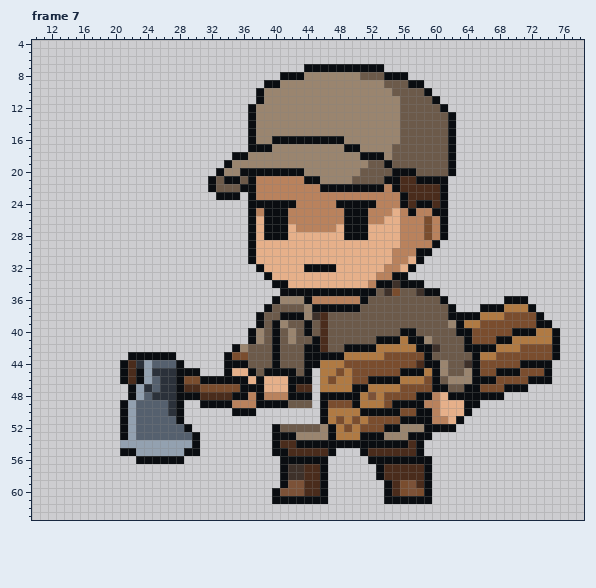
Edited in one commit: pixel-art file (ArtSource/LocalEnemies/BarricadeVillager_AutoAttack.aseprite). Above, as it was before the edit.
96x64 pixels, 8 frames. Shown: frame 7: x 10..78, y 4..63. The old version is drawn lined up with the new one. The commit also changed other frames, which this record leaves out.
After:
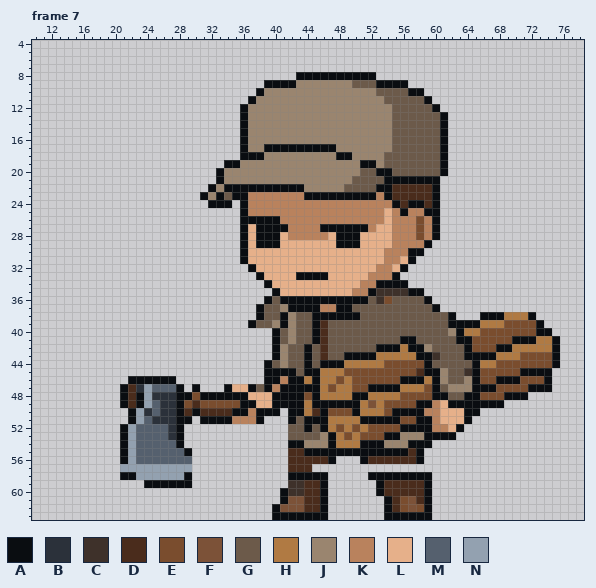
Palette (. is transparent): A #0a0d11  B #2b313a  C #3e312a  D #4a2c1c  E #7a4d2e  F #7c5238  G #6c5a4a  H #b07a43  J #9a856f  K #b9825d  L #e6b08a  M #55606e  N #93a1b0
Diff:
whole drawing moved by +0,-2 (the old picture is shown already moved)
Frame 7:
y 7: x 44..53 AAAAAAAAAA -> ..........
y 8: x 41..42 AA -> ..; x 44..56 JJJJJJJGGGAAA -> AAAAAAAAA....
y 9: x 41..42 JJ -> AA; x 50..58 JJJJGGGAA -> GGGAAAA..
y 10: x 53..54 JJ -> GG; x 57..59 GGA -> AA.
y 11: x 37..38 .A -> AJ; x 54..55 JJ -> GG; x 59..60 GA -> A.
y 12: x 36..37 .A -> AJ; x 55 J -> G; x 60..61 GA -> A.
y 13..15: x 36..37 .A -> AJ; x 55 J -> G; x 61..62 GA -> A.
y 16: x 36..37 .A -> AJ; x 40..48 AAAAAAAAA -> JJJJJJJJJ; x 55 J -> G; x 61..62 GA -> A.
y 17: x 36..38 .AA -> AJJ; x 40..47 JJJJJJJJ -> AAAAAAAA; x 49..50 AA -> JJ; x 61..62 GA -> A.
y 18: x 35 A -> .; x 37..38 JJ -> AA; x 48..49 JJ -> AA; x 51..54 AAAJ -> JJJG; x 61..62 GA -> A.
y 19: x 35 J -> A; x 51..54 JGGA -> AAJG; x 61..62 GA -> A.
y 20: x 36..43 AAAAAAAA -> JJJJJJJJ; x 53..57 GGAAA -> AAGGG; x 61..62 GA -> A.
y 21: x 32..45 AGAAGAKKKKKKAA -> .AJJJJJJJJJJJJ; x 56..57 DD -> AA; x 61 A -> .
y 22: x 33..35 GGG -> JAA; x 38..52 KKKKKKKKAAAAAAA -> AAAAAAJJJJJGGGG; x 54..55 KA -> AD; x 60..61 DA -> A.
y 23: x 31..32 .. -> AJ; x 34 A -> G; x 36..37 .A -> AK; x 44..52 KKKKKKKKK -> AAAAAAAAA; x 54..56 KKA -> ADD; x 60..61 DA -> A.
y 24: x 32..34 ... -> AAA; x 36..42 .AAAAAA -> AKKKKKK; x 48..52 AAAAA -> KKKKK; x 55..57 KAD -> ADA; x 59..61 ADA -> DA.
y 25: x 36..37 .A -> AK; x 39..41 AAA -> KKK; x 49..51 AAA -> KKK; x 54..57 KLKA -> LKAK; x 59 K -> A; x 61 A -> .
y 26: x 36 . -> A; x 38 L -> A; x 41 A -> K; x 49..51 AAA -> KKK; x 55 L -> K; x 58..61 KEKA -> EKA.
y 27: x 36..38 .AL -> ALA; x 42 L -> K; x 46..48 KKL -> AAA; x 52 L -> K; x 55 L -> K; x 58..61 KEKA -> EKA.
y 28: x 36..38 .AL -> ALA; x 41..46 ALLLLL -> LKKKKK; x 48 L -> A; x 51 A -> L; x 55 L -> K; x 58..61 KEKA -> EKA.
y 29: x 36..40 .ALLL -> ALAAA; x 48..50 LLL -> AAA; x 55 L -> K; x 59..60 KA -> A.
y 30: x 36..37 .A -> AL; x 54 L -> K; x 57 K -> A; x 59 A -> .
y 31: x 36..37 .A -> AL; x 54 L -> K; x 56..58 KLA -> LA.
y 32: x 37..38 .A -> AL; x 44..47 AAAA -> LLLL; x 53 L -> K; x 55..57 KLA -> LA.
y 33: x 38..39 .A -> AL; x 43..46 LLLL -> AAAA; x 52 L -> K; x 56 A -> .
y 34: x 39..41 .AA -> ALL; x 51 L -> K; x 55 C -> A; x 57..58 AA -> ..
y 35: x 40..51 .AAAAAAAAAAA -> ALLLLLLLLLKK; x 53 G -> C; x 55..60 EGGCAA -> CCAA..
y 36: x 39..43 .AJJJ -> AGAAA; x 45..50 KKKKKK -> AAAAAA; x 53..54 GG -> CE; x 59..61 GGA -> A..; x 69..71 AAA -> ...
y 37: x 38..39 .A -> AG; x 41..44 GGGJ -> JAAA; x 46..47 AA -> KK; x 50 A -> G; x 60..62 GGA -> A..; x 66..72 AAAHHHA -> .......
y 38: x 42..50 AAJCDGGGG -> JGGAAAAAA; x 63..73 AAAHHHEEEEA -> ...AAAHHHA.
y 39: x 37..38 .A -> AG; x 40..42 AJG -> JAJ; x 44..45 AG -> GA; x 62 J -> A; x 64..68 HHEEE -> AAHHH; x 74 A -> .
y 40: x 37..39 AJG -> ...; x 44..45 AG -> GA; x 56..57 AA -> GG; x 62 G -> J; x 64..65 AE -> HH; x 70..75 AAAHHA -> EEEAA.
y 41: x 37..39 AJG -> ...; x 53..56 AAAH -> GGGA; x 58..59 AJ -> GG; x 63 G -> A; x 68..72 AAHHH -> EEAAA
y 42: x 35..39 AJGGG -> .....; x 41 G -> J; x 45 A -> G; x 49..55 AAAAHHH -> GGGGAAA; x 57 H -> A; x 59..60 AC -> JG; x 65..69 AAAHH -> EEEAA; x 71..74 EEEE -> HHHH
y 43: x 22..27 AAAAAA -> ......; x 34..39 AEEGGG -> ......; x 41 G -> J; x 45..52 AAAAHHHH -> GDGGAAAA; x 54..58 EEEEE -> HHHHA; x 60 G -> C; x 64 G -> A; x 66..70 HHEEE -> AAHHH
y 44: x 21..28 ADBNMMMA -> ........; x 34..41 AAAGGGAG -> .....AGJ; x 45..53 AHHHEEEEE -> GAAAHHHHH; x 58 D -> E; x 60..61 AJ -> GG; x 64 C -> G; x 66..67 EE -> HH; x 71..75 AAAA. -> EEEEA
y 45: x 21..30 ADANBBBAAA -> ..........; x 34..38 ALLAG -> .....; x 45 . -> A; x 48..49 EH -> HE; x 56..59 AAAH -> EEDA; x 64 J -> C; x 68..73 AAAEEE -> EEEAAA
y 46: x 21..22 AD -> .A; x 24..41 NMBBAEEAAAAAALALLL -> AAAA...........AAK; x 44..45 A. -> HA; x 47..48 EH -> HE; x 52..59 AAAAHHHE -> EEEEAAAH; x 61..63 GJJ -> JGG; x 66..70 AAEEE -> EEAAA; x 72..73 AA -> EE
y 47: x 21..24 .ANB -> ADBN; x 26..27 BB -> MM; x 29..36 DDEEEEEA -> .A...ALL; x 38..41 ALLL -> GAKA; x 43..45 DD. -> AAA; x 47 H -> E; x 50..58 AAHHHHEEE -> EEAAAAHHH; x 61..64 AGGA -> GJJJ; x 66..67 EE -> AA; x 69..74 AAA... -> EEEAAA
y 48: x 21..24 .ANM -> ADAN; x 30..34 ADDDD -> EAAAA; x 37..41 KAKKK -> LLLAA; x 44..49 A.AAAA -> EAHHHH; x 51..52 HF -> AH; x 54..55 EE -> HH; x 58..63 AAKLAA -> EEAAGG; x 66..71 AAA... -> EEEAAA
y 49: x 22..24 NMM -> DAN; x 26 M -> B; x 29..39 ..AAAAKKKAA -> EDEEEEEAALL; x 42..45 GGG. -> AAHA; x 47..49 EEE -> AAA; x 52 H -> F; x 55..57 AAA -> EEE; x 59 K -> A; x 62..63 LL -> AA; x 66..68 ... -> AAA
y 50: x 21..24 ANMM -> .ANB; x 26 M -> B; x 29..34 ...... -> DADDDD; x 37..40 A... -> KAAA; x 42..45 .... -> AAHD; x 47..54 HHHHAAAA -> EEEAHHHE; x 56..57 EE -> AA; x 59 A -> K; x 65 . -> A
y 51: x 21..23 ANM -> .AN; x 25..27 MMM -> BBB; x 29 . -> A; x 31..38 ........ -> AAAAKKKA; x 42..45 .... -> AGAA; x 48 E -> H; x 50..57 EHEEEEAA -> HAAAAAEE; x 61 K -> L; x 63..64 A. -> LA
y 52: x 27..29 MMA -> BA.; x 40..41 AG -> ..; x 44 G -> A; x 46..51 JAHEHE -> AHEHEH; x 54..58 AAJJJ -> EEAAA; x 60..63 AAA. -> KKLA
y 53: x 27..30 MMMA -> BA..; x 40..45 AAAJJJ -> ..GGGG; x 49 H -> E; x 51..55 AAAJJ -> EEEAA; x 57..58 AA -> JJ; x 60..62 ... -> AAA
y 54: x 21 N -> A; x 23..30 NNNNNNNA -> MMMMMA..; x 40..42 ADD -> ..A; x 44..46 AAA -> JJJ; x 48..50 AAA -> HHH; x 54..57 AAAD -> JJJA; x 59 . -> A
y 55: x 22..28 ANNNNNN -> NMMMMMM; x 30 A -> .; x 40..41 AA -> ..; x 44..46 DDD -> AAA; x 48..50 ... -> AAA; x 52..56 DDDDD -> AAAAA
y 56: x 21..29 ..AAAAAA. -> ANMMMMMMM; x 41..47 AAAAAA. -> .DDDDDA; x 51..57 .AAAAAA -> ADDDDDD; x 59 A -> .
y 57: x 21..29 ......... -> NNNNNNNNN; x 41..43 ACC -> .DD; x 45..46 DA -> ..; x 53..59 ADDDDDA -> .......
y 58: x 21..29 ......... -> AANNNNNNA; x 41..45 ACCDD -> .AAAA; x 52 . -> A; x 54..58 DDDDD -> AAAAA
y 59: x 24..29 ...... -> AAAAAA; x 41..43 AFF -> .CC; x 53..54 .A -> AD; x 56..57 EF -> DD
y 60: x 40..43 AFFF -> .ACC; x 53..54 .A -> AD; x 56..58 EFE -> DDD
y 61: x 40 A -> .; x 42..45 AAAA -> FFDD; x 55..58 AAAA -> DEFD
y 62: x 40..46 ....... -> AFFFDDA; x 54..59 ...... -> ADEFEA
y 63: x 40..46 ....... -> AAAAAAA; x 54..59 ...... -> AAAAAA
Changed places in both pictures, as pixel boxes (x1, y1, x2, y2):
changed: (120, 64, 560, 520)
